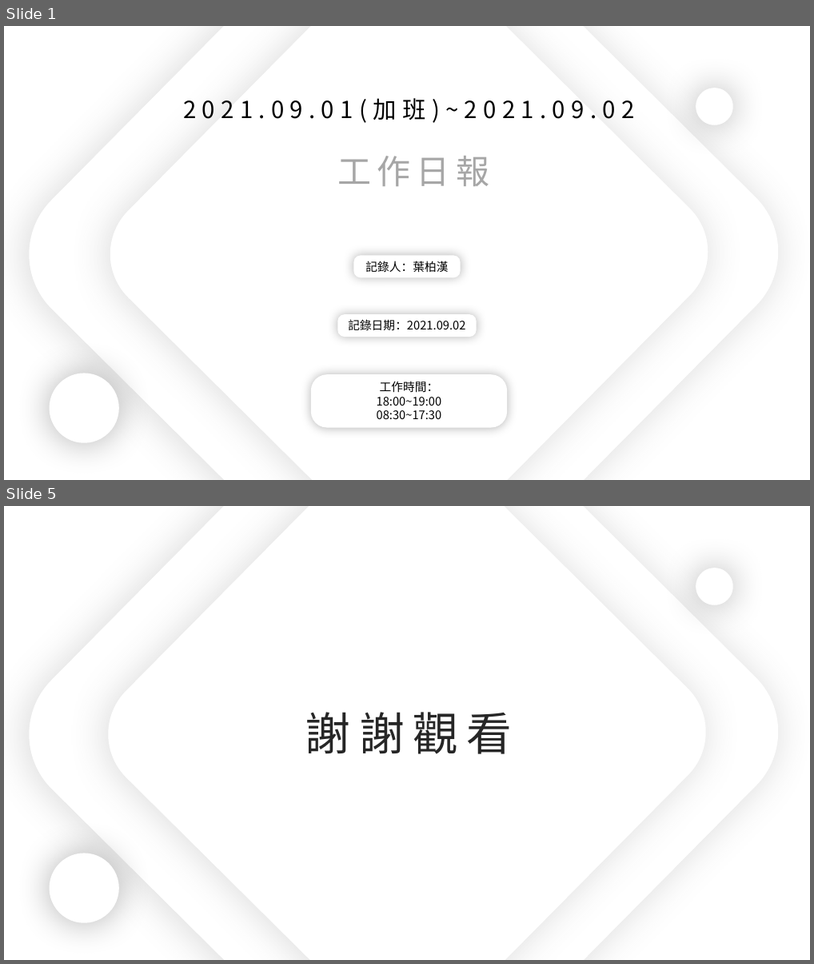
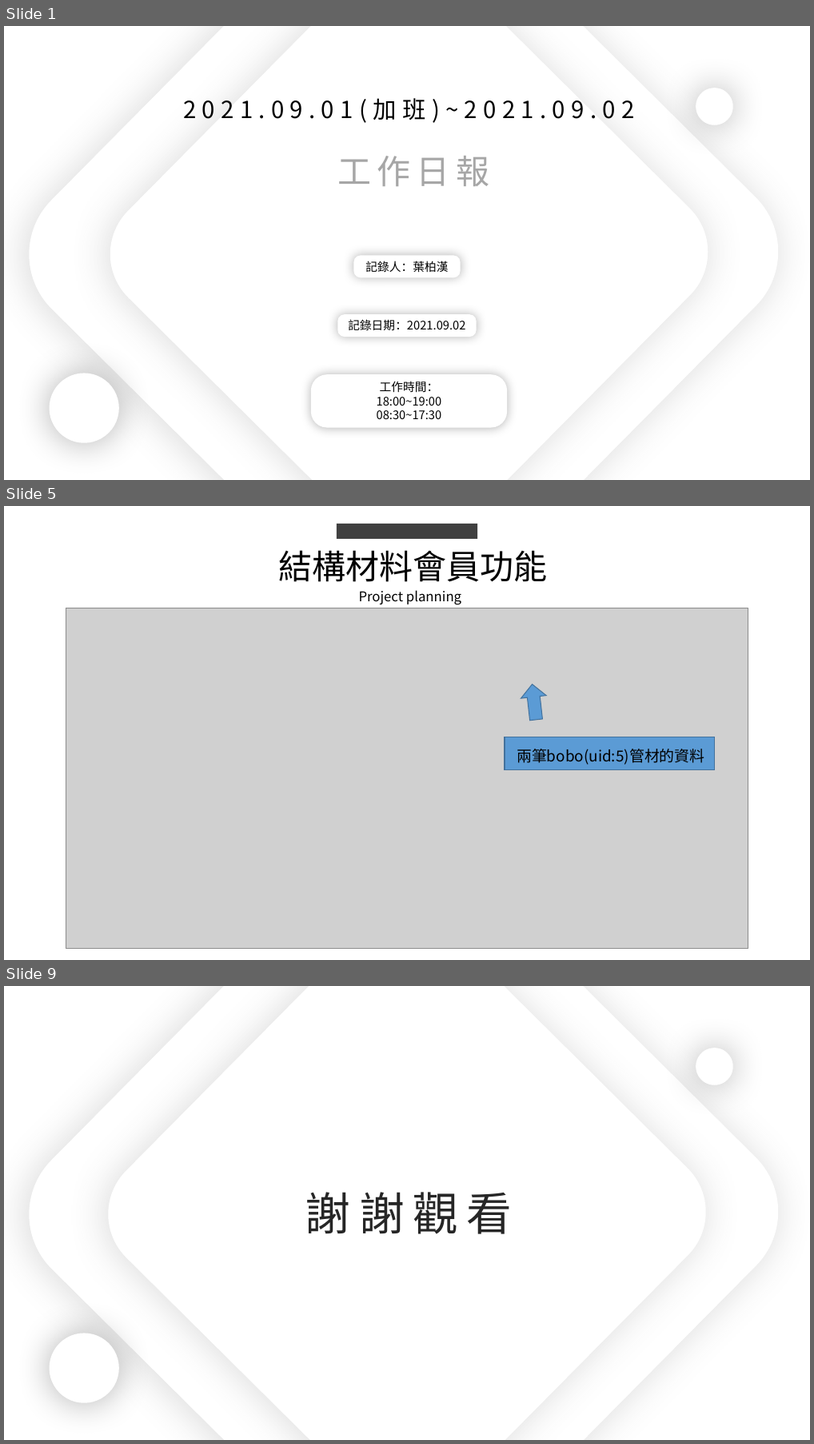
Before and after one commit to king637324/KnowledgeGreenhouseSystem, a slide deck: 工作日報_葉柏漢/2021.09/2021.09.01(加班)~2021.09.02工作日報_葉柏漢.pptx. Shown one above the other, each under a label of ours: slides 1 and 5 before the commit, slides 1, 5 and 9 after it; the slides between them are not shown. The pictures are 814x964 and 814x1444 pixels, drawn with LibreOffice and Linux fonts; fonts in the diff are those of the drawing; grey boxes stand for pictures. Boxes give left, top, right and bottom in pixels: in the first picture for what was removed or moved away, otherwise in the second. Text is boxed around its words. In the diff, an @@ line names an element or a change of style, - is before the commit and + after.

```diff
--- a/工作日報_葉柏漢/2021.09/2021.09.01(加班)~2021.09.02工作日報_葉柏漢.pptx
+++ b/工作日報_葉柏漢/2021.09/2021.09.01(加班)~2021.09.02工作日報_葉柏漢.pptx
@@ slide 5 added at bbox=[4, 506, 810, 960], background #FFFFFF @@
@@ rectangle added at bbox=[337, 524, 478, 539], fill #404040 @@
@@ text added at bbox=[279, 550, 548, 582], 40 pt, text #000000 @@
+結構材料會員功能
@@ text added at bbox=[359, 590, 462, 604], 16 pt, text #000000 @@
+Project planning
@@ picture added at bbox=[66, 608, 749, 948] @@
@@ right arrow added at bbox=[520, 683, 550, 721], fill #5B9BD5, outline #43739E 1 pt @@
@@ rectangle added at bbox=[505, 736, 715, 770], fill #5B9BD5, outline #43739E 1 pt @@
@@ text added at bbox=[517, 748, 705, 764], 18 pt, text #000000 @@
+兩筆bobo(uid:5)管材的資料
@@ what was slide 5 is now slide 9 @@
```
Also in this commit, not shown: 3 slides changed, 3 other slides added, 12 other files.
